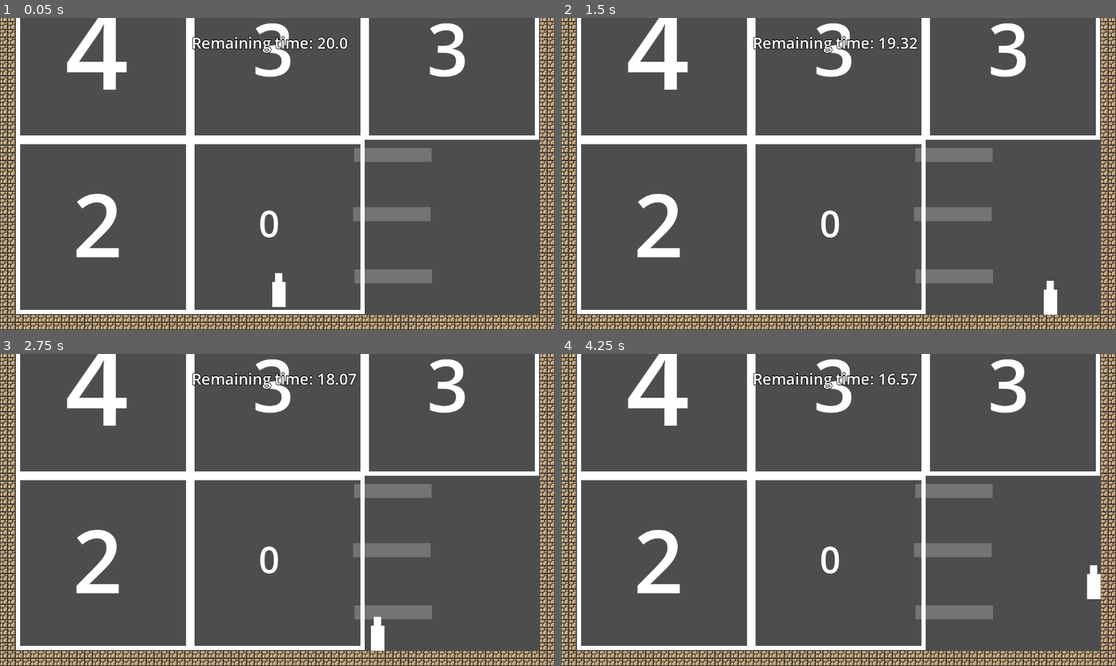
Above: before the commit, frames 1-4 (two rows, left to right).
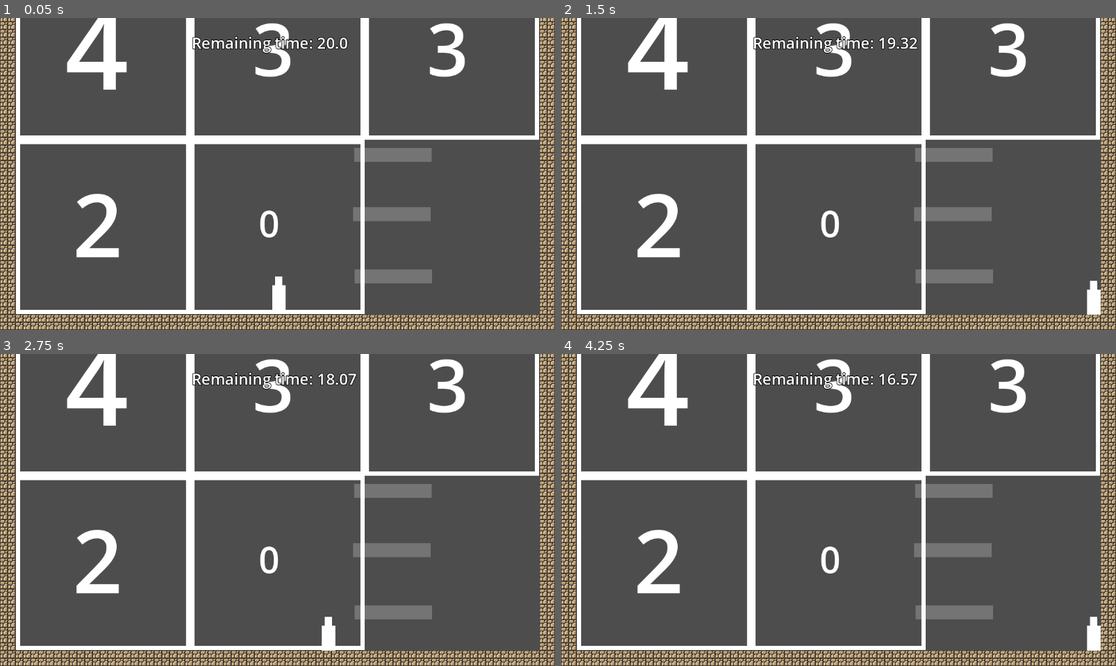
Above: after the commit, the same moments.

Repository: Maurcy/YOG-cursed-ascent
Game: Godot game, scene res://scenes/game.tscn
Two runs of this game, one before a commit and one after it. Both use one fixed random seed, a clock stepped at 60 frames per second and the inputs below.
Inputs:
- Up to frame 1 (0.05 s): no input
- Up to frame 2 (1.5 s): tap Enter at 0.5 s; hold D (moveRight) from 0.53 s (still down); tap Shift (dash) at 0.6 s; tap W (jump) at 0.77 s; tap Tab at 1.35 s
- Up to frame 3 (2.75 s): tap W (jump) at 1.52 s; release D (moveRight) at 2.03 s; hold A (moveLeft) from 2.03 s (still down); tap Shift (dash) at 2.1 s
- Up to frame 4 (4.25 s): release A (moveLeft) at 2.78 s; hold D (moveRight) from 2.78 s (still down); tap Tab at 2.85 s; tap W (jump) at 3.02, 3.77 s; tap Shift (dash) at 3.6 s

The runs differ from the first frame. In frame 1, less than 0.1% of the frame differs, in the area x 49-52%, y 81-94%; in frame 2, 0.5%; in frame 3, 0.4%; in frame 4, 0.5%, in the area x 94-98%, y 67-96%.
Error after the commit: Invalid access to property or key 'text' on a base object of type 'null instance'. (res://scripts/player_v2.gd:62)

Commit message:
changed to new movement script

Diff:
--- a/cursed-ascent/scenes/game.tscn
+++ b/cursed-ascent/scenes/game.tscn
@@ -1,8 +1,9 @@
-[gd_scene load_steps=7 format=3 uid="uid://cbu1i02krro3t"]
+[gd_scene load_steps=8 format=3 uid="uid://cbu1i02krro3t"]
 
 [ext_resource type="Script" uid="uid://qb6lsqm042jp" path="res://scripts/game_manager.gd" id="1_gee14"]
 [ext_resource type="PackedScene" uid="uid://dnjfp8rhkq27j" path="res://scenes/player.tscn" id="1_uwrxv"]
 [ext_resource type="Texture2D" uid="uid://be33afmkbqp74" path="res://assets/world_tileset.png" id="1_yqjtg"]
+[ext_resource type="Script" path="res://scripts/player_v2.gd" id="4_iywne"]
 [ext_resource type="PackedScene" uid="uid://busyccyttfgb4" path="res://hud.tscn" id="7_u5sy4"]
 
 [sub_resource type="TileSetAtlasSource" id="TileSetAtlasSource_lnu2h"]
@@ -209,6 +210,7 @@
 [node name="CharacterBody2D" parent="." instance=ExtResource("1_uwrxv")]
 z_index = 3
 position = Vector2(4, -50)
+script = ExtResource("4_iywne")
 
 [node name="Camera2D" type="Camera2D" parent="CharacterBody2D"]
 position = Vector2(0, -27)
Not shown: 1 places in cursed-ascent/scenes/platforms/platform_v_2.tscn that only renumber resources
